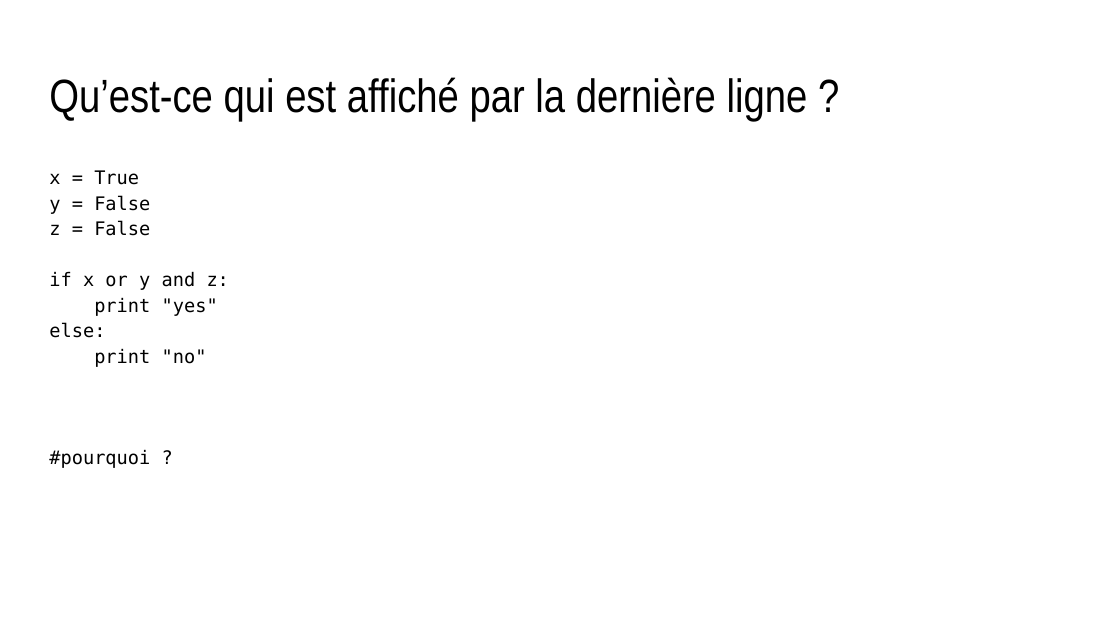
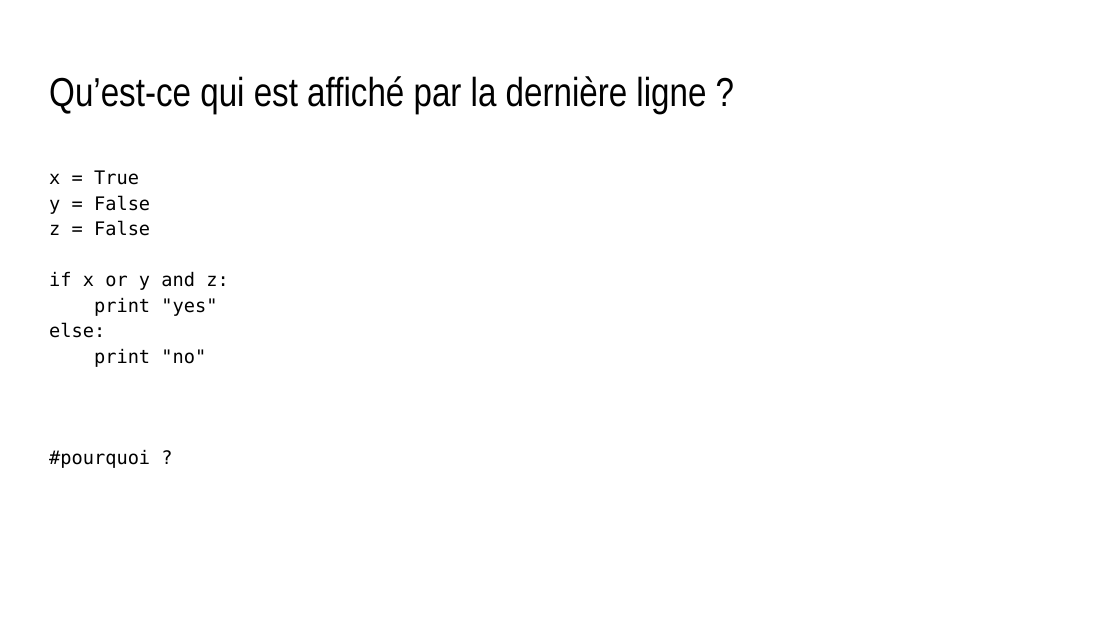
Before and after one commit to lao-tseu-is-alive/mynotebooks, a slide deck: slide 9 of Mise en situation.pptx (slide 5 before the commit). Drawn at 1120x630 pixels with LibreOffice and Linux fonts; fonts in the diff are those of the drawing. Boxes give left, top, right and bottom in pixels: in the first picture for what was removed or moved away, otherwise in the second. Text is boxed around its words. In the diff, an @@ line names an element or a change of style, - is before the commit and + after.

```diff
--- a/Mise en situation.pptx
+++ b/Mise en situation.pptx
@@ text "Qu’est-ce qui est affiché par ..." at [49,76,706,114]: size 30 to 26 pt @@
```
Also in this commit, not shown: 10 other slides changed, 5 slides added, 1 slide removed, 3 other files.
